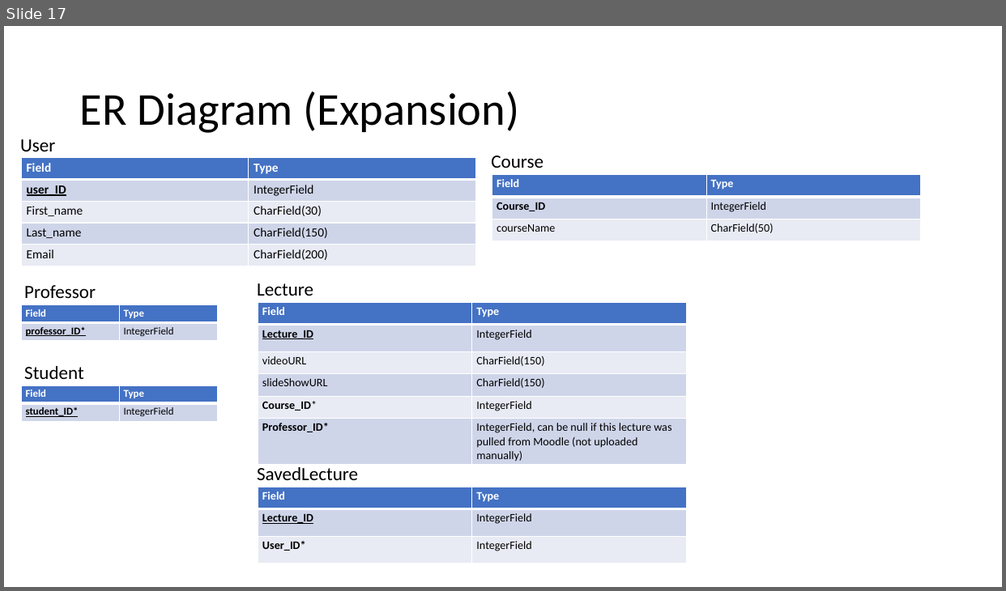
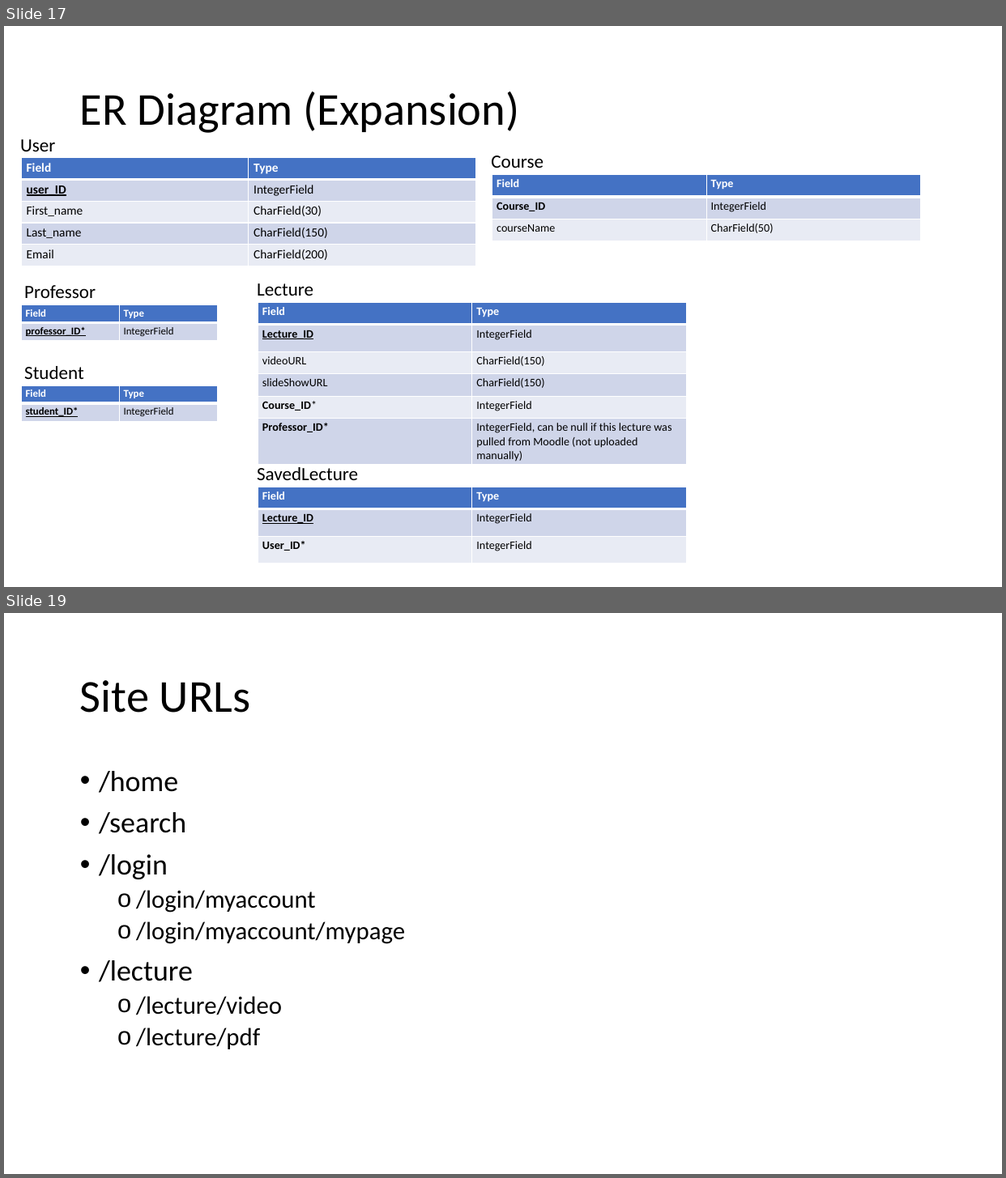
Before and after one commit to Ishitanarsiker/WAD2_GroupProject, a slide deck: DesignSpecification.pptx. Shown one above the other, each under a label of ours: slide 17 before the commit, slides 17 and 19 after it; the slides between them are not shown. The pictures are 1006x591 and 1006x1178 pixels, drawn with LibreOffice and Linux fonts; fonts in the diff are those of the drawing. Boxes give left, top, right and bottom in pixels: in the first picture for what was removed or moved away, otherwise in the second. Text is boxed around its words. In the diff, an @@ line names an element or a change of style, - is before the commit and + after.

```diff
--- a/DesignSpecification.pptx
+++ b/DesignSpecification.pptx
@@ slide 19 added at bbox=[4, 613, 1002, 1174], background #FFFFFF @@
@@ title added at bbox=[80, 680, 251, 713], 44 pt, text #000000 @@
+Site URLs
@@ text added at bbox=[99, 771, 405, 1050], 24 pt, text #000000 @@
+• /home
+• /search
+• /login
+  o /login/myaccount
+  o /login/myaccount/mypage
+• /lecture
+  o /lecture/video
+  o /lecture/pdf
```
Also in this commit, not shown: 1 other slide added, 1 slide removed.
